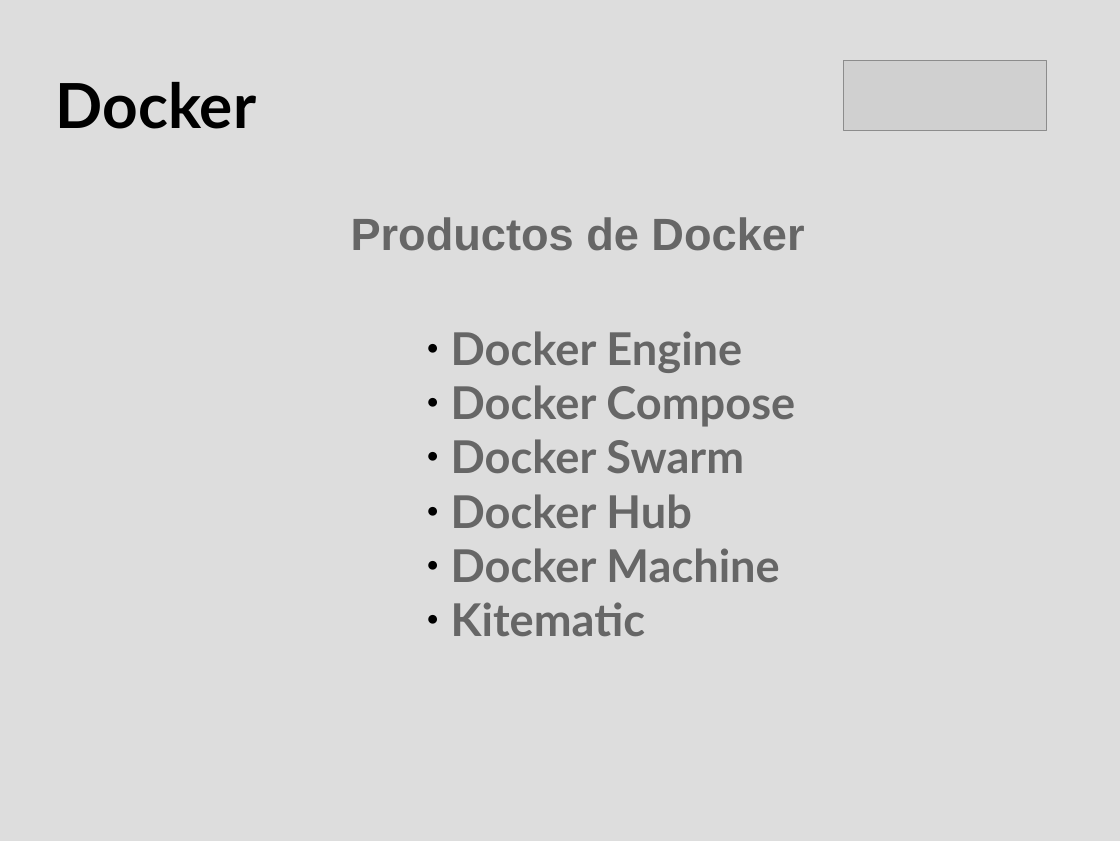
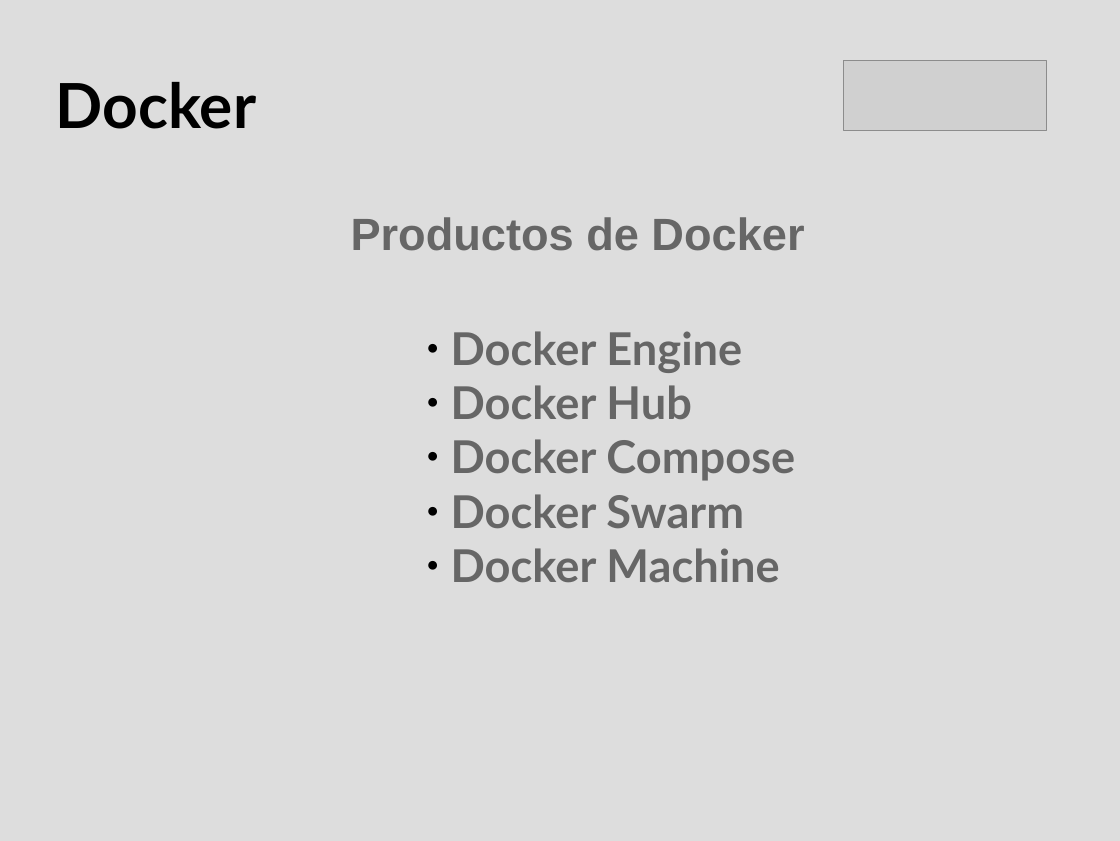
Before and after one commit to hdortiz/docker_rocc2015, a slide deck: slide 15 of presentacion.odp (slide 16 before the commit). Drawn at 1120x841 pixels with LibreOffice and Linux fonts; fonts in the diff are those of the drawing; grey boxes stand for pictures. Boxes give left, top, right and bottom in pixels: in the first picture for what was removed or moved away, otherwise in the second. Text is boxed around its words. In the diff, an @@ line names an element or a change of style, - is before the commit and + after.

```diff
--- a/presentacion.odp
+++ b/presentacion.odp
@@ text at (451, 385, 692, 419): paragraph added @@
+● Docker Hub
@@ text at (451, 494, 692, 528): paragraph removed @@
-● Docker Hub
@@ text at (451, 602, 646, 637): paragraph removed @@
-● Kitematic
```
Also in this commit, not shown: 4 other slides changed, 2 slides added, 1 slide removed.
